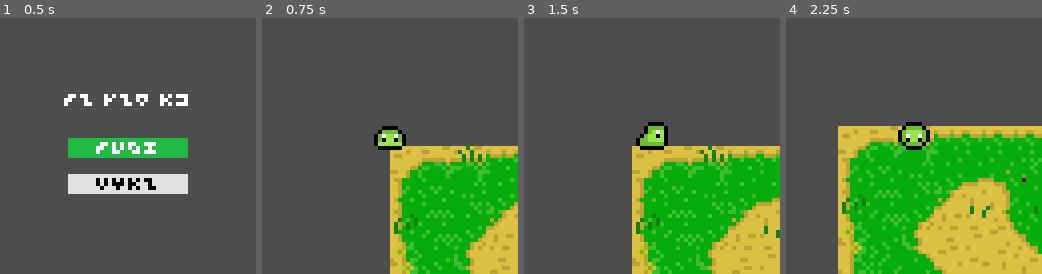
Above: before the commit, frames 1-4 (left to right).
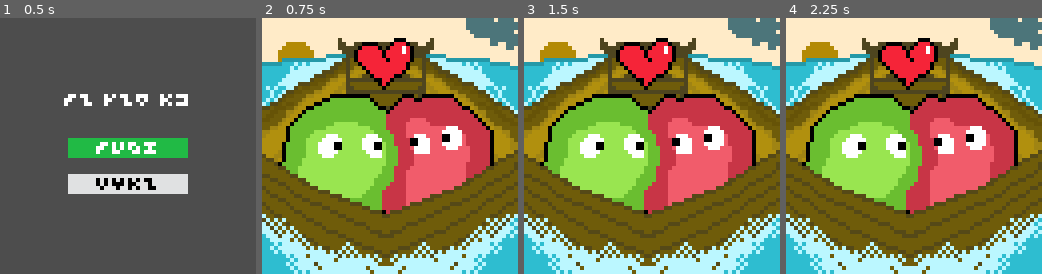
Above: after the commit, the same moments.

Repository: vhoyer/ma-jan-ko-game
Game: Godot game, scene res://scenes/Menu/menu.tscn
Two runs of this game, one before a commit and one after it. Both use one fixed random seed, a clock stepped at 60 frames per second and the inputs below.
Inputs:
- Up to frame 1 (0.5 s): no input
- Up to frame 2 (0.75 s): click "musi" at 0.5 s
- Up to frame 3 (1.5 s): tap Enter at 1.25 s; hold D (right) from 1.28 s (still down)
- Up to frame 4 (2.25 s): release D (right) at 2.03 s; hold S (down) from 2.03 s (still down)

Frame 1 is identical in both runs. In frame 2, 100% of the frame differs, in the area x 0-100%, y 0-100%; in frame 3, 100%; in frame 4, 100%.

Commit message:
:sparkles: Added a starting cutscene

Diff:
--- /dev/null
+++ b/modules/Tagarela/Cutscene.gd
@@ -0,0 +1,11 @@
+extends CanvasLayer
+
+signal finished
+
+func _ready():
+	visible = true
+	$AnimationPlayer.play("story")
+
+func _on_animation_player_animation_finished(anim_name):
+	finished.emit()
+	call_deferred("free")
--- /dev/null
+++ b/modules/Tagarela/Cutscene.tscn
@@ -0,0 +1,59 @@
+[gd_scene load_steps=9 format=3 uid="uid://ievrffix5vcq"]
+
+[ext_resource type="Script" path="res://modules/Tagarela/Cutscene.gd" id="1_jfqvm"]
+[ext_resource type="Texture2D" uid="uid://joj1grbfvsi0" path="res://sprites/story/scene1/1.love.png" id="1_ysuxl"]
+[ext_resource type="Texture2D" uid="uid://b8x40pkfyujwc" path="res://sprites/story/scene1/2.tempest.png" id="2_mu51s"]
+[ext_resource type="Texture2D" uid="uid://shpy4day6bym" path="res://sprites/story/scene1/3.forgot.png" id="3_xmyor"]
+[ext_resource type="Texture2D" uid="uid://b2cjf6gb4oqay" path="res://sprites/story/scene1/4.where.png" id="4_oygub"]
+
+[sub_resource type="Animation" id="Animation_y1ed1"]
+resource_name = "story"
+length = 12.0
+step = 1.0
+tracks/0/type = "value"
+tracks/0/imported = false
+tracks/0/enabled = true
+tracks/0/path = NodePath("Sprite2D:texture")
+tracks/0/interp = 1
+tracks/0/loop_wrap = true
+tracks/0/keys = {
+"times": PackedFloat32Array(0, 3, 6, 9),
+"transitions": PackedFloat32Array(1, 1, 1, 1),
+"update": 1,
+"values": [ExtResource("1_ysuxl"), ExtResource("2_mu51s"), ExtResource("3_xmyor"), ExtResource("4_oygub")]
+}
+
+[sub_resource type="Animation" id="Animation_wi2wo"]
+length = 0.001
+tracks/0/type = "value"
+tracks/0/imported = false
+tracks/0/enabled = true
+tracks/0/path = NodePath("Sprite2D:texture")
+tracks/0/interp = 1
+tracks/0/loop_wrap = true
+tracks/0/keys = {
+"times": PackedFloat32Array(0),
+"transitions": PackedFloat32Array(1),
+"update": 1,
+"values": [ExtResource("2_mu51s")]
+}
+
+[sub_resource type="AnimationLibrary" id="AnimationLibrary_ij0mv"]
+_data = {
+"RESET": SubResource("Animation_wi2wo"),
+"story": SubResource("Animation_y1ed1")
+}
+
+[node name="Cutscene" type="CanvasLayer"]
+script = ExtResource("1_jfqvm")
+
+[node name="AnimationPlayer" type="AnimationPlayer" parent="."]
+libraries = {
+"": SubResource("AnimationLibrary_ij0mv")
+}
+
+[node name="Sprite2D" type="Sprite2D" parent="."]
+texture = ExtResource("2_mu51s")
+centered = false
+
+[connection signal="animation_finished" from="AnimationPlayer" to="." method="_on_animation_player_animation_finished"]
--- a/scenes/First/First.tscn
+++ b/scenes/First/First.tscn
@@ -1,8 +1,9 @@
-[gd_scene load_steps=6 format=3 uid="uid://ra8hdvb543rd"]
+[gd_scene load_steps=7 format=3 uid="uid://ra8hdvb543rd"]
 
 [ext_resource type="Texture2D" uid="uid://f2eqn2ja78fo" path="res://sprites/majanko-tileset.png" id="1_w3l7m"]
 [ext_resource type="PackedScene" uid="uid://e2p2h6tiwhjd" path="res://objects/player/player.tscn" id="2_h8cga"]
 [ext_resource type="PackedScene" uid="uid://cuc3yjija6q1n" path="res://modules/Tagarela/Tagarela.tscn" id="3_34uhe"]
+[ext_resource type="PackedScene" uid="uid://ievrffix5vcq" path="res://modules/Tagarela/Cutscene.tscn" id="4_wuame"]
 
 [sub_resource type="TileSetAtlasSource" id="TileSetAtlasSource_jb1ma"]
 texture = ExtResource("1_w3l7m")
@@ -474,6 +475,10 @@
 layer_1/tile_data = PackedInt32Array(720897, 655360, 2, 917510, 589824, 2, 589836, 655360, 0, 589838, 655360, 2, 65550, …(1296 unchanged characters)…
 
 [node name="Player" parent="." instance=ExtResource("2_h8cga")]
+position = Vector2(32, 32)
 
 [node name="Tagarela" parent="." instance=ExtResource("3_34uhe")]
 visible = false
+
+[node name="Cutscene" parent="." instance=ExtResource("4_wuame")]
+visible = false
